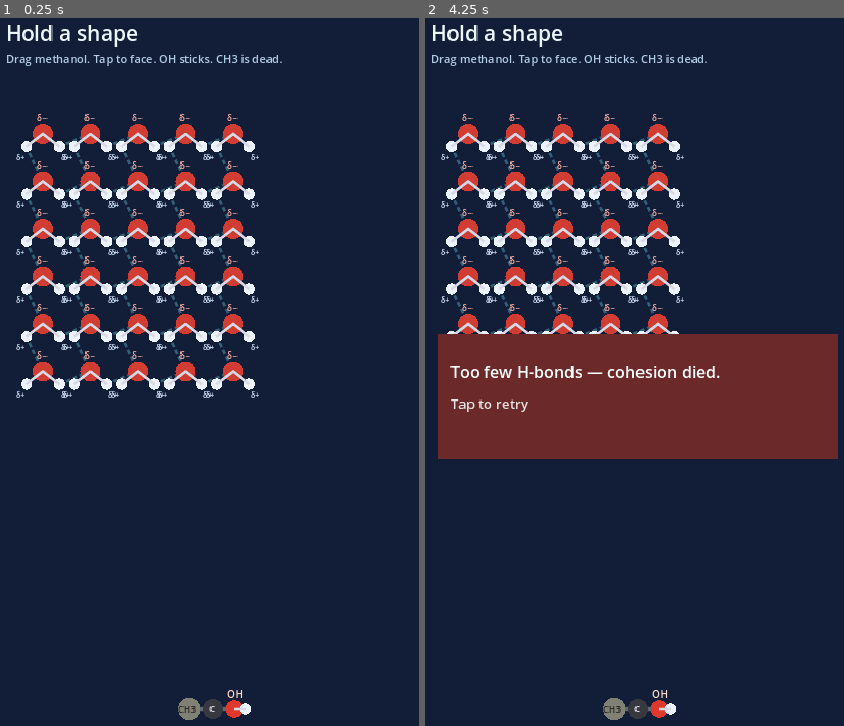
Above: before the commit, frames 1-2 (left to right).
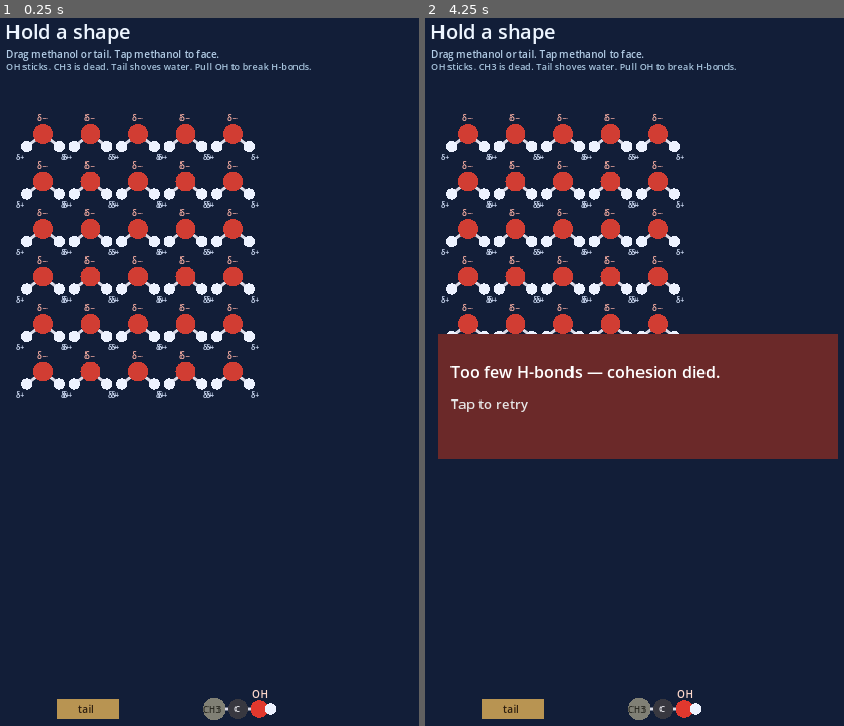
Above: after the commit, the same moments.

Repository: amcnea/ap-college-bio-game
Game: Godot game, scene res://scenes/water_board.tscn
Same seed, same stepped clock (60 frames per second), same inputs: the game is played once before the commit and once after it.
Inputs (mouse positions are in pixels of both pictures, inside the frame that each line leads up to):
- Up to frame 1 (0.25 s): no input
- Up to frame 2 (4.25 s): tap Enter at 0.5, 2, 3.5 s; move the mouse to (735, 372) at 0.52 s; click (735, 372) at 0.67 s; tap Space at 1.25, 2.75 s; drag from (546, 449) to (613, 570) at 1.27 s; move the mouse to (684, 230) at 2.02 s; click (684, 230) at 2.17 s; drag from (613, 570) to (504, 287) at 2.77 s; move the mouse to (772, 527) at 3.52 s; click (772, 527) at 3.67 s

The runs differ from the first frame. In frame 1, 3.8% of the frame differs, in the area x 1-75%, y 0-100%; in frame 2, 3.5%.

Commit message:
Finish Unit 1 slice: H-bond break and fatty-tail shove.

Diff:
--- a/scripts/water_board.gd
+++ b/scripts/water_board.gd
@@ -7,11 +7,16 @@
 const NEG := -1
 const POS := 1
 const SNAP := 46.0
+const SHOVE_RADIUS := 110.0
+const COHESION_MIN := 28
+const METHANOL_START := Vector2(400, 1120)
+const TAIL_START := Vector2(160, 1120)
 
 var waters: Array = []
-var methanol_pos := Vector2(360, 1120)
+var methanol_pos := METHANOL_START
 var methanol_angle := 0.0
-var dragging := false
+var tail_pos := TAIL_START
+var dragging := ""
 var drag_offset := Vector2.ZERO
 var touch_down := Vector2.ZERO
 var did_drag := false
@@ -29,12 +34,19 @@
 	waters.clear()
 	for r in ROWS:
 		for c in COLS:
-			var center := ORIGIN + Vector2(c * TILE, r * TILE)
-			waters.append({
-				"o": center,
-				"h1": center + Vector2(-26, 20),
-				"h2": center + Vector2(26, 20),
-			})
+			var rest := ORIGIN + Vector2(c * TILE, r * TILE)
+			waters.append({"rest": rest, "offset": Vector2.ZERO})
+
+func _water_o(w: Dictionary) -> Vector2:
+	var rest: Vector2 = w.rest
+	var off: Vector2 = w.offset
+	return rest + off
+
+func _water_h1(w: Dictionary) -> Vector2:
+	return _water_o(w) + Vector2(-26, 20)
+
+func _water_h2(w: Dictionary) -> Vector2:
+	return _water_o(w) + Vector2(26, 20)
 
 func _methanol() -> Dictionary:
 	var dir := Vector2.RIGHT.rotated(methanol_angle)
@@ -44,36 +56,66 @@
 	var ch3: Vector2 = c - dir * 38.0
 	return {"c": c, "oh_o": oh_o, "oh_h": oh_h, "ch3": ch3}
 
+func _lattice_rect() -> Rect2:
+	return Rect2(ORIGIN - Vector2(TILE * 0.4, TILE * 0.4), Vector2(float(COLS) * TILE, float(ROWS) * TILE))
+
 func _lattice_center() -> Vector2:
 	return ORIGIN + Vector2((COLS - 1) * TILE, (ROWS - 1) * TILE) * 0.5
 
+func _apply_shove(delta: float) -> void:
+	# Fatty tail shoves water. Methanol does not bounce or shove (miscible).
+	for w in waters:
+		var rest: Vector2 = w.rest
+		var off: Vector2 = w.offset
+		var center: Vector2 = rest + off
+		var away: Vector2 = center - tail_pos
+		var dist: float = away.length()
+		var target := Vector2.ZERO
+		if dist < SHOVE_RADIUS and dist > 0.5:
+			target = away.normalized() * (SHOVE_RADIUS - dist)
+		w.offset = off.lerp(target, minf(1.0, delta * 10.0))
+
 func _update_bonds() -> void:
 	bonds.clear()
-	# Water-water lattice (orthogonal neighbors): H-bonds only, not covalent.
-	for r in ROWS:
-		for c in COLS:
-			var i: int = r * COLS + c
-			var w = waters[i]
-			if c + 1 < COLS:
-				var right = waters[i + 1]
-				bonds.append({"a": w.h2, "b": right.o, "kind": "water_water"})
-			if r + 1 < ROWS:
-				var down = waters[i + COLS]
-				bonds.append({"a": w.h1, "b": down.o, "kind": "water_water"})
-	# Hydroxyl-water H-bonds: opposite partials within SNAP. Methyl never participates.
+	var n: int = waters.size()
+	for i in n:
+		var wa: Dictionary = waters[i]
+		var ao: Vector2 = _water_o(wa)
+		var ah1: Vector2 = _water_h1(wa)
+		var ah2: Vector2 = _water_h2(wa)
+		var a_sites := [{"p": ao, "q": NEG}, {"p": ah1, "q": POS}, {"p": ah2, "q": POS}]
+		for j in range(i + 1, n):
+			var wb: Dictionary = waters[j]
+			var bo: Vector2 = _water_o(wb)
+			var bh1: Vector2 = _water_h1(wb)
+			var bh2: Vector2 = _water_h2(wb)
+			var b_sites := [{"p": bo, "q": NEG}, {"p": bh1, "q": POS}, {"p": bh2, "q": POS}]
+			for a in a_sites:
+				for b in b_sites:
+					var ap: Vector2 = a.p
+					var bp: Vector2 = b.p
+					if int(a.q) != int(b.q) and ap.distance_to(bp) <= SNAP:
+						bonds.append({"a": ap, "b": bp, "kind": "water_water"})
 	var m := _methanol()
-	var oh_sites := [{"p": m.oh_o, "q": NEG}, {"p": m.oh_h, "q": POS}]
+	var oh_o: Vector2 = m.oh_o
+	var oh_h: Vector2 = m.oh_h
+	var oh_sites := [{"p": oh_o, "q": NEG}, {"p": oh_h, "q": POS}]
 	for w in waters:
-		var w_sites := [{"p": w.o, "q": NEG}, {"p": w.h1, "q": POS}, {"p": w.h2, "q": POS}]
+		var wo: Vector2 = _water_o(w)
+		var wh1: Vector2 = _water_h1(w)
+		var wh2: Vector2 = _water_h2(w)
+		var w_sites := [{"p": wo, "q": NEG}, {"p": wh1, "q": POS}, {"p": wh2, "q": POS}]
 		for a in oh_sites:
 			for b in w_sites:
-				if int(a.q) != int(b.q) and a.p.distance_to(b.p) <= SNAP:
-					bonds.append({"a": a.p, "b": b.p, "kind": "oh_water"})
-
-func _oh_bond_count() -> int:
+				var ap2: Vector2 = a.p
+				var bp2: Vector2 = b.p
+				if int(a.q) != int(b.q) and ap2.distance_to(bp2) <= SNAP:
+					bonds.append({"a": ap2, "b": bp2, "kind": "oh_water"})
+
+func _count_kind(kind: String) -> int:
 	var n := 0
 	for b in bonds:
-		if b.kind == "oh_water":
+		if str(b.kind) == kind:
 			n += 1
 	return n
 
@@ -103,7 +145,7 @@
 		pos = event.position
 		pressed = event.pressed
 		released = not event.pressed
-	elif event is InputEventMouseMotion and dragging:
+	elif event is InputEventMouseMotion and dragging != "":
 		pos = event.position
 		pressed = true
 		moving = true
@@ -113,30 +155,41 @@
 
 func _handle_pointer(pos: Vector2, pressed: bool, moving: bool, released: bool) -> void:
 	started = true
-	if pressed and not moving and not dragging:
+	if pressed and not moving and dragging == "":
 		touch_down = pos
 		did_drag = false
-		if pos.distance_to(methanol_pos) < 78.0:
-			dragging = true
+		var d_m: float = pos.distance_to(methanol_pos)
+		var d_t: float = pos.distance_to(tail_pos)
+		if d_m < 78.0 and d_m <= d_t:
+			dragging = "methanol"
 			drag_offset = methanol_pos - pos
-	if moving and dragging:
+		elif d_t < 90.0:
+			dragging = "tail"
+			drag_offset = tail_pos - pos
+	if moving and dragging != "":
 		if pos.distance_to(touch_down) > 14.0:
 			did_drag = true
-		methanol_pos = pos + drag_offset
+		if dragging == "methanol":
+			methanol_pos = pos + drag_offset
+		elif dragging == "tail":
+			tail_pos = pos + drag_offset
 		queue_redraw()
 	if released:
-		if dragging and not did_drag:
+		if dragging == "methanol" and not did_drag:
 			methanol_angle += PI * 0.5
-		dragging = false
+		dragging = ""
 		queue_redraw()
 
 func _process(delta: float) -> void:
 	if result != "":
 		return
+	_apply_shove(delta)
 	_update_bonds()
-	var oh := _oh_bond_count()
+	var oh: int = _count_kind("oh_water")
+	var ww: int = _count_kind("water_water")
 	var m := _methanol()
-	if oh >= 1:
+	var tail_in: bool = _lattice_rect().has_point(tail_pos)
+	if oh >= 1 and ww >= COHESION_MIN:
 		hold_time += delta
 		fail_time = 0.0
 		if hold_time >= 1.5:
@@ -144,16 +197,21 @@
 	elif started:
 		hold_time = 0.0
 		fail_time += delta
-		var lattice := _lattice_center()
-		var ch3: Vector2 = m.ch3
-		var oh_o: Vector2 = m.oh_o
-		var methyl_pocket: bool = ch3.distance_to(lattice) + 24.0 < oh_o.distance_to(lattice)
-		if methyl_pocket and fail_time >= 2.0:
-			result = "fail"
-			fail_reason = "Hydroxyl in a methyl pocket — it won't stay."
-		elif fail_time >= 3.5:
-			result = "fail"
-			fail_reason = "Too few H-bonds — cohesion died."
+		if tail_in and ww < COHESION_MIN:
+			if fail_time >= 0.45:
+				result = "fail"
+				fail_reason = "Too few H-bonds — cohesion died."
+		else:
+			var lattice := _lattice_center()
+			var ch3: Vector2 = m.ch3
+			var oh_o: Vector2 = m.oh_o
+			var methyl_pocket: bool = ch3.distance_to(lattice) + 24.0 < oh_o.distance_to(lattice)
+			if methyl_pocket and fail_time >= 2.0:
+				result = "fail"
+				fail_reason = "Hydroxyl in a methyl pocket — it won't stay."
+			elif fail_time >= 3.5:
+				result = "fail"
+				fail_reason = "Too few H-bonds — cohesion died."
 	queue_redraw()
 
 func _retry() -> void:
@@ -162,16 +220,19 @@
 	hold_time = 0.0
 	fail_time = 0.0
 	started = false
-	methanol_pos = Vector2(360, 1120)
+	methanol_pos = METHANOL_START
 	methanol_angle = 0.0
-	dragging = false
+	tail_pos = TAIL_START
+	dragging = ""
+	_build_water()
 	queue_redraw()
 
 func _draw() -> void:
 	var font := ThemeDB.fallback_font
 	draw_rect(Rect2(Vector2.ZERO, Vector2(720, 1280)), Color(0.07, 0.12, 0.22))
-	draw_string(font, Vector2(28, 52), "Hold a shape", HORIZONTAL_ALIGNMENT_LEFT, -1, 34, Color(0.93, 0.96, 1.0))
-	draw_string(font, Vector2(28, 86), "Drag methanol. Tap to face. OH sticks. CH3 is dead.", HORIZONTAL_ALIGNMENT_LEFT, -1, 18, Color(0.7, 0.8, 0.9))
+	draw_string(font, Vector2(28, 48), "Hold a shape", HORIZONTAL_ALIGNMENT_LEFT, -1, 32, Color(0.93, 0.96, 1.0))
+	draw_string(font, Vector2(28, 78), "Drag methanol or tail. Tap methanol to face.", HORIZONTAL_ALIGNMENT_LEFT, -1, 16, Color(0.7, 0.8, 0.9))
+	draw_string(font, Vector2(28, 98), "OH sticks. CH3 is dead. Tail shoves water. Pull OH to break H-bonds.", HORIZONTAL_ALIGNMENT_LEFT, -1, 15, Color(0.65, 0.76, 0.86))
 	_update_bonds()
 	for b in bonds:
 		var col := Color(0.45, 0.85, 0.95, 0.35)
@@ -179,9 +240,10 @@
 			col = Color(0.55, 0.95, 1.0, 0.9)
 		var from_pt: Vector2 = b.a
 		var to_pt: Vector2 = b.b
-		_draw_bond(from_pt, to_pt, col)
+		_draw_hbond(from_pt, to_pt, col)
 	for w in waters:
 		_draw_h2o(w, font)
+	_draw_tail(font)
 	var m := _methanol()
 	_draw_methanol(m, font)
 	if result == "win":
@@ -189,7 +251,7 @@
 	elif result == "fail":
 		_draw_banner(font, fail_reason, "Tap to retry", Color(0.42, 0.16, 0.16))
 
-func _draw_bond(a: Vector2, b: Vector2, col: Color) -> void:
+func _draw_hbond(a: Vector2, b: Vector2, col: Color) -> void:
 	var d := b - a
 	var length := d.length()
 	if length < 1.0:
@@ -202,26 +264,42 @@
 		draw_line(p1, p2, col, 3.0, true)
 		i += 12.0
 
+func _draw_covalent(a: Vector2, b: Vector2) -> void:
+	draw_line(a, b, Color(0.85, 0.85, 0.9), 3.5, true)
+
 func _draw_h2o(w: Dictionary, font: Font) -> void:
-	draw_circle(w.o, 16.0, Color(0.82, 0.24, 0.2))
-	draw_circle(w.h1, 9.0, Color(0.93, 0.95, 1.0))
-	draw_circle(w.h2, 9.0, Color(0.93, 0.95, 1.0))
-	draw_line(w.o, w.h1, Color(0.85, 0.85, 0.9), 3.0, true)
-	draw_line(w.o, w.h2, Color(0.85, 0.85, 0.9), 3.0, true)
-	draw_string(font, w.o + Vector2(-10, -20), "δ−", HORIZONTAL_ALIGNMENT_LEFT, -1, 14, Color(1, 0.7, 0.65))
-	draw_string(font, w.h1 + Vector2(-18, 22), "δ+", HORIZONTAL_ALIGNMENT_LEFT, -1, 12, Color(0.85, 0.9, 1))
-	draw_string(font, w.h2 + Vector2(2, 22), "δ+", HORIZONTAL_ALIGNMENT_LEFT, -1, 12, Color(0.85, 0.9, 1))
+	var o: Vector2 = _water_o(w)
+	var h1: Vector2 = _water_h1(w)
+	var h2: Vector2 = _water_h2(w)
+	_draw_covalent(o, h1)
+	_draw_covalent(o, h2)
+	draw_circle(o, 16.0, Color(0.82, 0.24, 0.2))
+	draw_circle(h1, 9.0, Color(0.93, 0.95, 1.0))
+	draw_circle(h2, 9.0, Color(0.93, 0.95, 1.0))
+	draw_string(font, o + Vector2(-10, -20), "δ−", HORIZONTAL_ALIGNMENT_LEFT, -1, 14, Color(1, 0.7, 0.65))
+	draw_string(font, h1 + Vector2(-18, 22), "δ+", HORIZONTAL_ALIGNMENT_LEFT, -1, 12, Color(0.85, 0.9, 1))
+	draw_string(font, h2 + Vector2(2, 22), "δ+", HORIZONTAL_ALIGNMENT_LEFT, -1, 12, Color(0.85, 0.9, 1))
+
+func _draw_tail(font: Font) -> void:
+	var r := Rect2(tail_pos - Vector2(50, 16), Vector2(100, 32))
+	draw_rect(r, Color(0.72, 0.58, 0.32))
+	draw_string(font, tail_pos + Vector2(-16, 6), "tail", HORIZONTAL_ALIGNMENT_LEFT, -1, 16, Color(0.18, 0.12, 0.06))
 
 func _draw_methanol(m: Dictionary, font: Font) -> void:
-	draw_line(m.ch3, m.oh_o, Color(0.4, 0.4, 0.45), 6.0, true)
-	draw_circle(m.c, 16.0, Color(0.22, 0.22, 0.25))
-	draw_circle(m.ch3, 18.0, Color(0.5, 0.5, 0.46))
-	draw_circle(m.oh_o, 14.0, Color(0.88, 0.22, 0.18))
-	draw_circle(m.oh_h, 9.0, Color(0.93, 0.95, 1.0))
-	draw_line(m.oh_o, m.oh_h, Color(0.85, 0.85, 0.9), 3.0, true)
-	draw_string(font, m.ch3 + Vector2(-18, 6), "CH3", HORIZONTAL_ALIGNMENT_LEFT, -1, 14, Color(0.15, 0.15, 0.12))
-	draw_string(font, m.oh_o + Vector2(-12, -18), "OH", HORIZONTAL_ALIGNMENT_LEFT, -1, 16, Color(1, 0.85, 0.8))
-	draw_string(font, m.c + Vector2(-6, 5), "C", HORIZONTAL_ALIGNMENT_LEFT, -1, 14, Color(0.9, 0.9, 0.92))
+	var c: Vector2 = m.c
+	var ch3: Vector2 = m.ch3
+	var oh_o: Vector2 = m.oh_o
+	var oh_h: Vector2 = m.oh_h
+	_draw_covalent(ch3, c)
+	_draw_covalent(c, oh_o)
+	_draw_covalent(oh_o, oh_h)
+	draw_circle(c, 16.0, Color(0.22, 0.22, 0.25))
+	draw_circle(ch3, 18.0, Color(0.5, 0.5, 0.46))
+	draw_circle(oh_o, 14.0, Color(0.88, 0.22, 0.18))
+	draw_circle(oh_h, 9.0, Color(0.93, 0.95, 1.0))
+	draw_string(font, ch3 + Vector2(-18, 6), "CH3", HORIZONTAL_ALIGNMENT_LEFT, -1, 14, Color(0.15, 0.15, 0.12))
+	draw_string(font, oh_o + Vector2(-12, -18), "OH", HORIZONTAL_ALIGNMENT_LEFT, -1, 16, Color(1, 0.85, 0.8))
+	draw_string(font, c + Vector2(-6, 5), "C", HORIZONTAL_ALIGNMENT_LEFT, -1, 14, Color(0.9, 0.9, 0.92))
 
 func _draw_banner(font: Font, title: String, sub: String, bg: Color) -> void:
 	draw_rect(Rect2(40, 520, 640, 200), bg)
